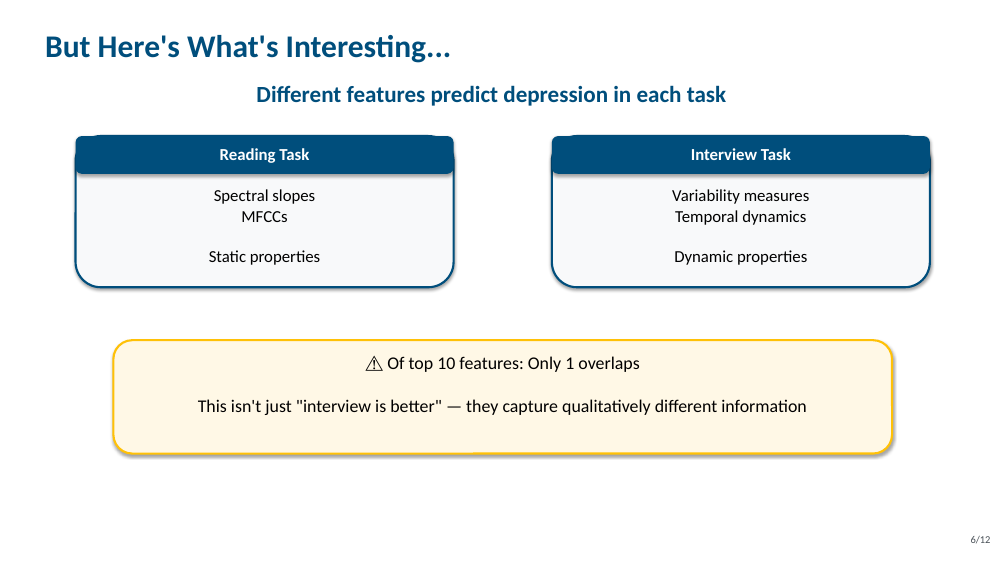
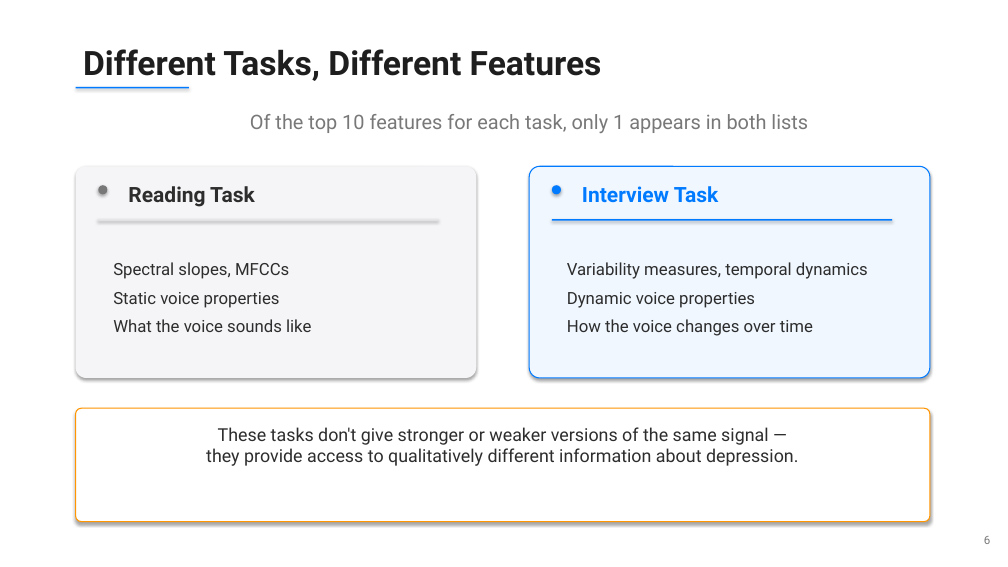
Before and after one commit to NileC03/dissertation, a slide deck: slide 6 of presentation/slides.pptx. Drawn at 1008x567 pixels with LibreOffice and Linux fonts; fonts in the diff are those of the drawing. Boxes give left, top, right and bottom in pixels: in the first picture for what was removed or moved away, otherwise in the second. Text is boxed around its words. In the diff, an @@ line names an element or a change of style, - is before the commit and + after.

Commit message:
Redesign slides: clean modern style (Apple keynote inspired)

```diff
--- a/presentation/slides.pptx
+++ b/presentation/slides.pptx
@@ text at <box>83,49,602,81</box>: text changed; size 30 to 32 pt; font Calibri to Roboto; text colour #004E7C to #1E1E1E @@
-But Here's What's Interesting...
+Different Tasks, Different Features
@@ rectangle added at <box>76,87,189,88</box>, fill #007AFF @@
@@ text removed at <box>256,85,726,106</box> @@
-Different features predict depression in each task
@@ text added at <box>250,114,808,133</box>, 19 pt, text #787878 @@
+Of the top 10 features for each task, only 1 appears in both lists
@@ rounded rectangle removed at <box>76,136,454,287</box> @@
@@ rounded rectangle removed at <box>552,136,930,174</box> @@
@@ rounded rectangle: place and size @@
-rounded rectangle at <box>76,136,454,174</box>
+rounded rectangle at <box>76,166,476,378</box>
@@ rounded rectangle at <box>76,166,476,378</box>: fill #004E7C to #F5F5F7; proportions changed @@
@@ text "Reading Task": place and size @@
-text "Reading Task" at <box>220,148,309,163</box>
+text "Reading Task" at <box>128,186,255,207</box>
@@ text "Reading Task" at <box>128,186,255,207</box>: size 16 to 20 pt, font Calibri to Roboto, text colour #FFFFFF to #2D2D2D; alignment centre to left @@
@@ rounded rectangle: place and size @@
-rounded rectangle at <box>552,136,930,287</box>
+rounded rectangle at <box>529,166,930,378</box>
@@ rounded rectangle at <box>529,166,930,378</box>: fill #F8F9FA to #F0F7FF; outline #004E7C 2 pt to #007AFF 1 pt; proportions changed @@
@@ text "Interview Task": place and size @@
-text "Interview Task" at <box>691,148,791,160</box>
+text "Interview Task" at <box>582,186,719,203</box>
@@ text "Interview Task" at <box>582,186,719,203</box>: size 16 to 20 pt, font Calibri to Roboto, text colour #FFFFFF to #007AFF; alignment centre to left @@
@@ ellipse added at <box>98,185,107,194</box>, fill #787878 @@
@@ ellipse added at <box>552,185,561,194</box>, fill #007AFF @@
@@ rectangle added at <box>98,219,439,221</box>, fill #E6E6E8 @@
@@ rectangle added at <box>552,219,892,221</box>, fill #007AFF @@
@@ text at <box>113,262,311,332</box>: text changed; font Calibri to Roboto; text colour #000000 to #2D2D2D @@
-Spectral slopes
-MFCCs
-Static properties
+Spectral slopes, MFCCs
+Static voice properties
+What the voice sounds like
@@ text at <box>567,262,868,336</box>: text changed; font Calibri to Roboto; text colour #000000 to #2D2D2D @@
-Variability measures
-Temporal dynamics
-Dynamic properties
+Variability measures, temporal dynamics
+Dynamic voice properties
+How the voice changes over time
@@ text removed at <box>198,356,807,415</box> @@
-⚠ Of top 10 features: Only 1 overlaps
-This isn't just "interview is better" — they capture qualitatively different information
@@ rounded rectangle: place and size @@
-rounded rectangle at <box>113,340,892,454</box>
+rounded rectangle at <box>76,408,930,522</box>
@@ rounded rectangle at <box>76,408,930,522</box>: fill #FFF8E6 to #FFFFFF; outline #FFC107 2 pt to #FF9500 1 pt; proportions changed @@
@@ text added at <box>206,427,799,466</box>, 17 pt, text #2D2D2D @@
+These tasks don't give stronger or weaker versions of the same signal —
+they provide access to qualitatively different information about depression.
@@ text at <box>984,536,990,544</box>: text changed; size 10 to 11 pt; font Calibri to Roboto; text colour #495057 to #787878 @@
-6/12
+6
```
Also in this commit, not shown: 11 other slides changed, 1 other file.
